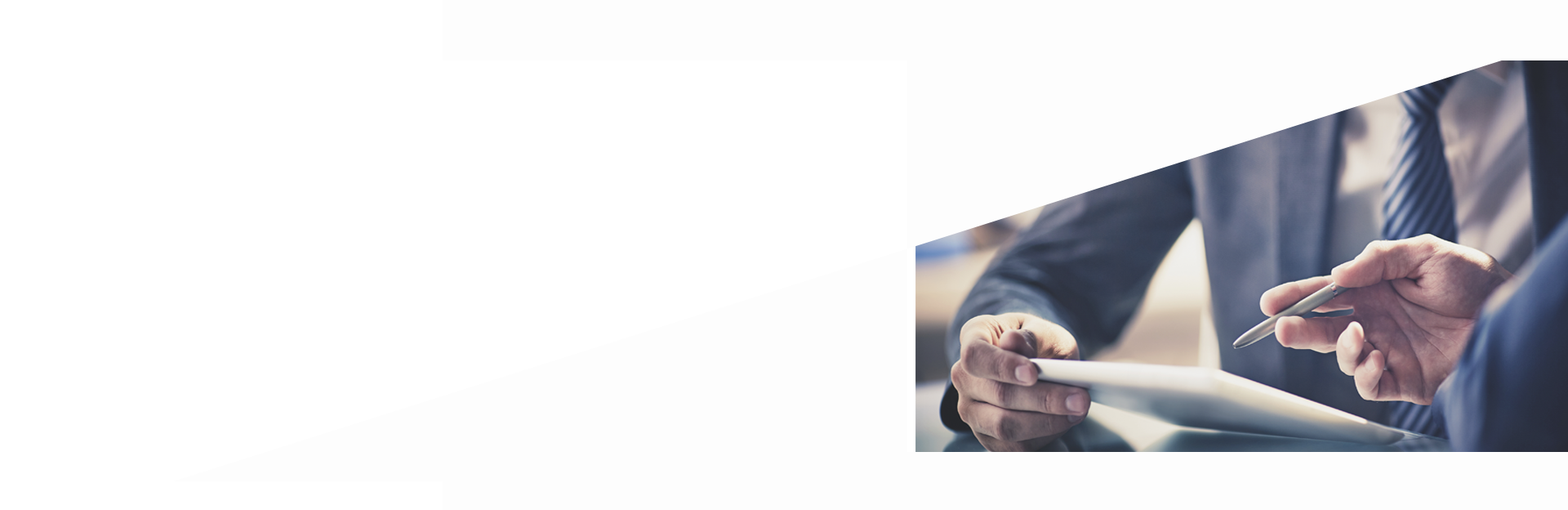
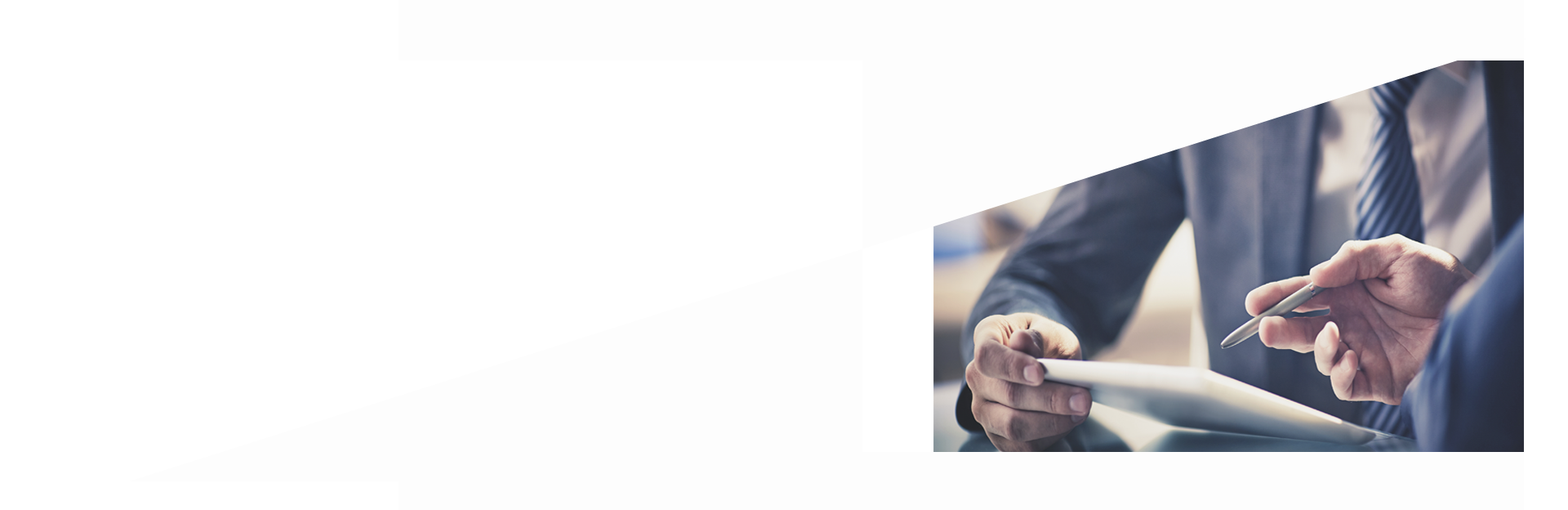
Revision of a layered (1568, 510) image; what changed, layer by layer:
painted on "Shape 1" over [left=915, top=60, right=1568, bottom=452]
painted on "Business" over [left=915, top=60, right=1568, bottom=452]
